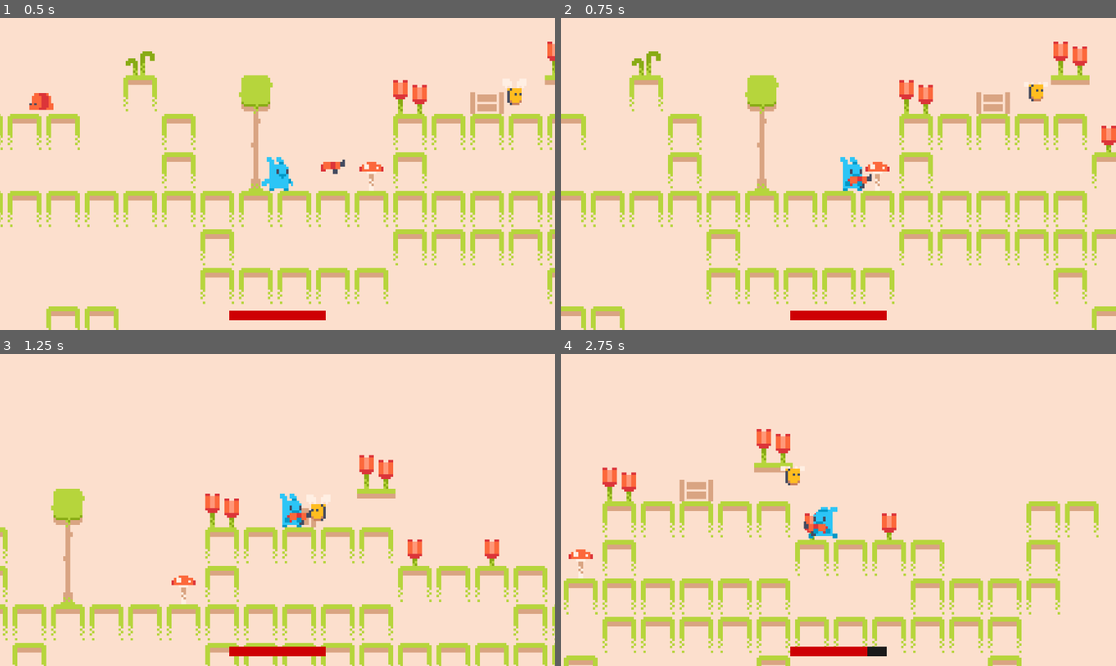
Above: before the commit, frames 1-4 (two rows, left to right).
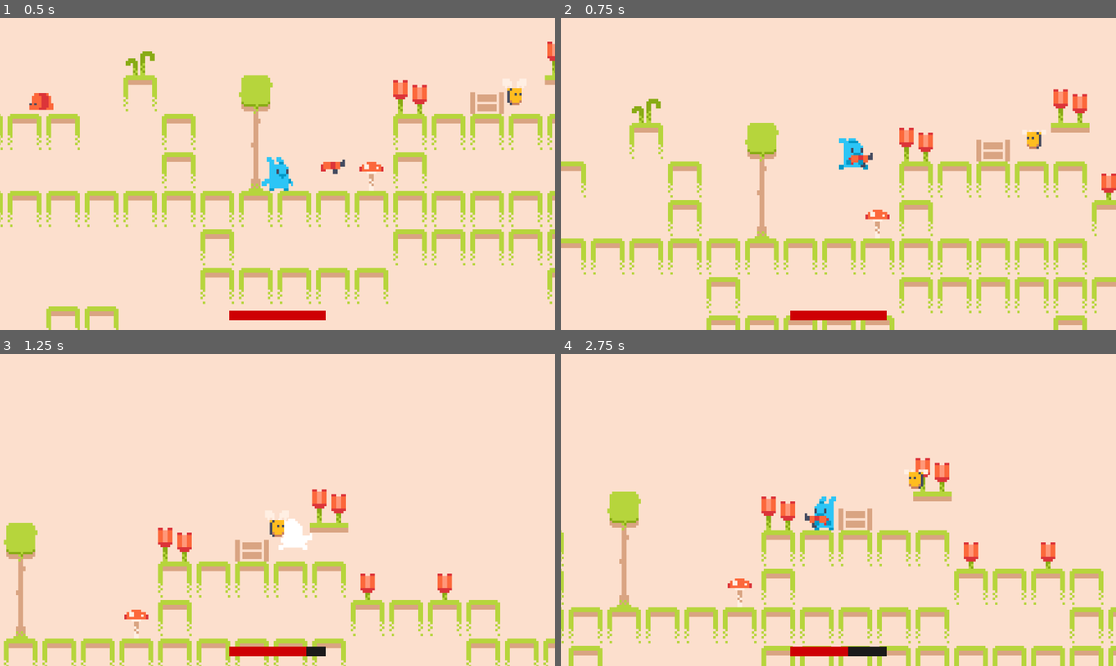
Above: after the commit, the same moments.

Repository: itsVohr/platformer_net_ninja
Game: Godot game, scene res://scenes/game.tscn
Two runs of this game, one before a commit and one after it. Both use one fixed random seed, a clock stepped at 60 frames per second and the inputs below. Sound files missing from this copy of the repository are replaced by a short silence.
Inputs (mouse positions are in pixels of both pictures, inside the frame that each line leads up to):
- Up to frame 1 (0.5 s): no input
- Up to frame 2 (0.75 s): move the mouse to (960, 158) at 0.52 s; hold D (right) from 0.53 s (still down); tap Space (jump, bound only after the commit) at 0.6 s
- Up to frame 3 (1.25 s): keep holding D (right); tap Space (jump, bound only after the commit) at 0.77, 1.07 s; tap W (jump, bound only before the commit) at 0.8 s
- Up to frame 4 (2.75 s): move the mouse to (727, 525) at 1.27 s; tap W (jump, bound only before the commit) at 1.35, 2.3 s; tap Space (jump, bound only after the commit) at 1.52, 1.55, 1.82 s; move the mouse to (894, 441) at 2.02 s; release D (right) at 2.03 s; hold A (left) from 2.03 s (still down); click (894, 441) at 2.1 s

Frame 1 is identical in both runs. In frame 2, 25% of the frame differs, in the area x 0-100%, y 7-100%; in frame 3, 19%; in frame 4, 22%.
Error after the commit: Invalid assignment of property or key 'bullet_offset' with value of type 'int' on a base object of type 'CharacterBody2D (player.gd)'. (res://scenes/level.gd:1…

Commit message:
implement game over
- add shitty game over scene
- improve bullet spawn location

Diff:
--- a/project.godot
+++ b/project.godot
@@ -29,12 +29,22 @@
 }
 jump={
 "deadzone": 0.5,
-"events": [Object(InputEventKey,"resource_local_to_scene":false,"resource_name":"","device":-1,"window_id":0,"alt_pressed":false,"shift_pressed":false,"ctrl_pressed":false,"meta_pressed":false,"pressed":false,"keycode":0,"physical_keycode":87,"key_label":0,"unicode":119,"echo":false,"script":null)
+"events": [Object(InputEventKey,"resource_local_to_scene":false,"resource_name":"","device":-1,"window_id":0,"alt_pressed":false,"shift_pressed":false,"ctrl_pressed":false,"meta_pressed":false,"pressed":false,"keycode":0,"physical_keycode":32,"key_label":0,"unicode":32,"echo":false,"script":null)
 ]
 }
 shoot={
 "deadzone": 0.5,
 "events": [Object(InputEventMouseButton,"resource_local_to_scene":false,"resource_name":"","device":-1,"window_id":0,"a …(258 unchanged characters)…
+]
+}
+look_up={
+"deadzone": 0.5,
+"events": [Object(InputEventKey,"resource_local_to_scene":false,"resource_name":"","device":-1,"window_id":0,"alt_pressed":false,"shift_pressed":false,"ctrl_pressed":false,"meta_pressed":false,"pressed":false,"keycode":0,"physical_keycode":87,"key_label":0,"unicode":119,"echo":false,"script":null)
+]
+}
+look_down={
+"deadzone": 0.5,
+"events": [Object(InputEventKey,"resource_local_to_scene":false,"resource_name":"","device":-1,"window_id":0,"alt_pressed":false,"shift_pressed":false,"ctrl_pressed":false,"meta_pressed":false,"pressed":false,"keycode":0,"physical_keycode":83,"key_label":0,"unicode":115,"echo":false,"script":null)
 ]
 }
 
--- /dev/null
+++ b/scenes/game_over.gd
@@ -0,0 +1,9 @@
+extends Control
+
+# Called when the node enters the scene tree for the first time.
+func _ready():
+	pass # Replace with function body.
+
+func _input(_event):
+	if Input.is_action_just_pressed("jump"):
+		get_tree().change_scene_to_file("res://scenes/game.tscn")
--- /dev/null
+++ b/scenes/game_over.tscn
@@ -0,0 +1,60 @@
+[gd_scene load_steps=2 format=3 uid="uid://yo0w2cbppykq"]
+
+[ext_resource type="Script" path="res://scenes/game_over.gd" id="1_h3qh0"]
+
+[node name="Control" type="Control"]
+layout_mode = 3
+anchors_preset = 15
+anchor_right = 1.0
+anchor_bottom = 1.0
+offset_left = 1.0
+offset_right = 1.0
+grow_horizontal = 2
+grow_vertical = 2
+script = ExtResource("1_h3qh0")
+
+[node name="VBoxContainer" type="VBoxContainer" parent="."]
+layout_mode = 1
+anchors_preset = 8
+anchor_left = 0.5
+anchor_top = 0.5
+anchor_right = 0.5
+anchor_bottom = 0.5
+offset_left = -230.0
+offset_top = -55.0
+offset_right = 230.0
+offset_bottom = 55.0
+grow_horizontal = 2
+grow_vertical = 2
+
+[node name="GameOver" type="Label" parent="VBoxContainer"]
+layout_mode = 2
+theme_override_font_sizes/font_size = 80
+text = "GAME OVER"
+
+[node name="NiceTry" type="Label" parent="VBoxContainer"]
+layout_mode = 2
+theme_override_font_sizes/font_size = 25
+text = "you suck
+"
+horizontal_alignment = 1
+
+[node name="MarginContainer" type="MarginContainer" parent="."]
+layout_mode = 1
+anchors_preset = 7
+anchor_left = 0.5
+anchor_top = 1.0
+anchor_right = 0.5
+anchor_bottom = 1.0
+offset_left = -20.0
+offset_top = -40.0
+offset_right = 20.0
+grow_horizontal = 2
+grow_vertical = 0
+theme_override_constants/margin_bottom = 24
+
+[node name="StartAgain" type="Label" parent="MarginContainer"]
+layout_mode = 2
+theme_override_font_sizes/font_size = 40
+text = "Press space to start again"
+horizontal_alignment = 1
--- a/scenes/level.gd
+++ b/scenes/level.gd
@@ -2,10 +2,21 @@
 
 const bullet_scene := preload("res://scenes/bullet.tscn")
 
+@onready var game_over_scene = preload("res://scenes/game_over.tscn")
+
+func _ready():
+	$Player.player_died.connect(_on_player_died)
+
 func _on_player_shoot(pos: Vector2, facing_right: bool):
 	var bullet  = bullet_scene.instantiate()
 	var direction = 1 if facing_right else -1
-	var bullet_offset = Vector2(14 * direction,0)
-	bullet.position = pos + bullet_offset
+	$Player.bullet_offset = direction
+	bullet.position = pos + Vector2(direction * 8, 2)
 	bullet.direction = direction
 	$Bullets.add_child(bullet)
+
+func _on_player_died():
+	call_deferred("game_over")
+
+func game_over():
+	get_tree().change_scene_to_packed(game_over_scene)
--- a/scenes/player.gd
+++ b/scenes/player.gd
@@ -10,6 +10,8 @@
 var vulnerable: = true
 
 signal shoot(pos: Vector2)
+signal player_died
+
 
 func _ready():
 	$Timers/FireTimer.timeout.connect(_on_fire_timer_timeout)
@@ -24,10 +26,8 @@
 	get_facing_direction()
 	if is_on_floor():
 		can_double_jump = true
-
 	velocity.x = direction_x * speed
 	move_and_slide()
-	check_death()
 
 func get_input():
 	direction_x = Input.get_axis("left", "right")
@@ -36,7 +36,6 @@
 		$Sounds/JumpSound.play()
 		if not is_on_floor():
 			can_double_jump = false
-			$Timers/JumpCooldown
 	if Input.is_action_just_pressed("shoot") and can_shoot and has_gun:
 		shoot.emit(global_position, facing_right)
 		can_shoot = false
@@ -76,7 +75,8 @@
 		vulnerable = false
 		$Timers/InvulnerabilityTimer.start()
 		$Sounds/DamageSound.play()
+		check_death()
 
 func check_death():
 	if health <= 0:
-		get_tree().quit()
+		player_died.emit()
